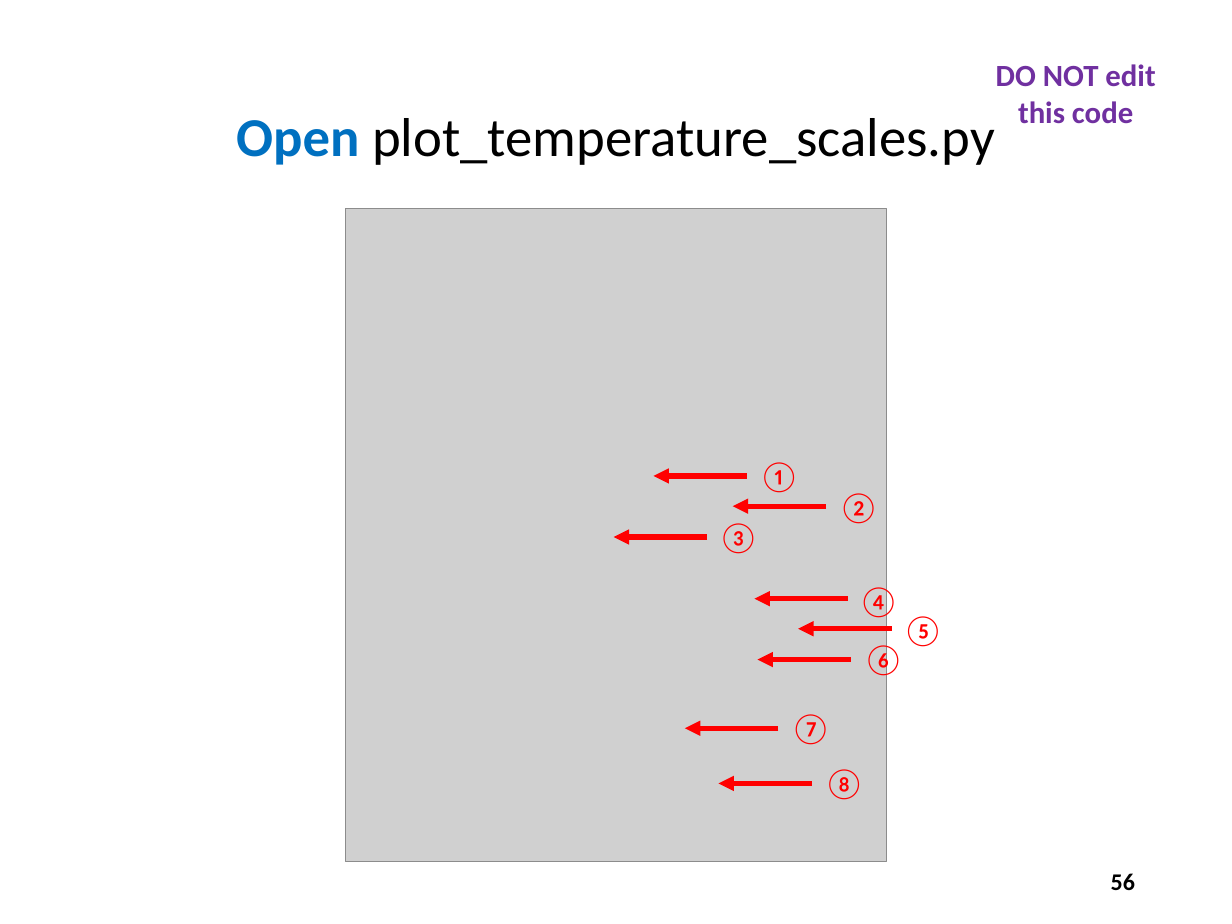
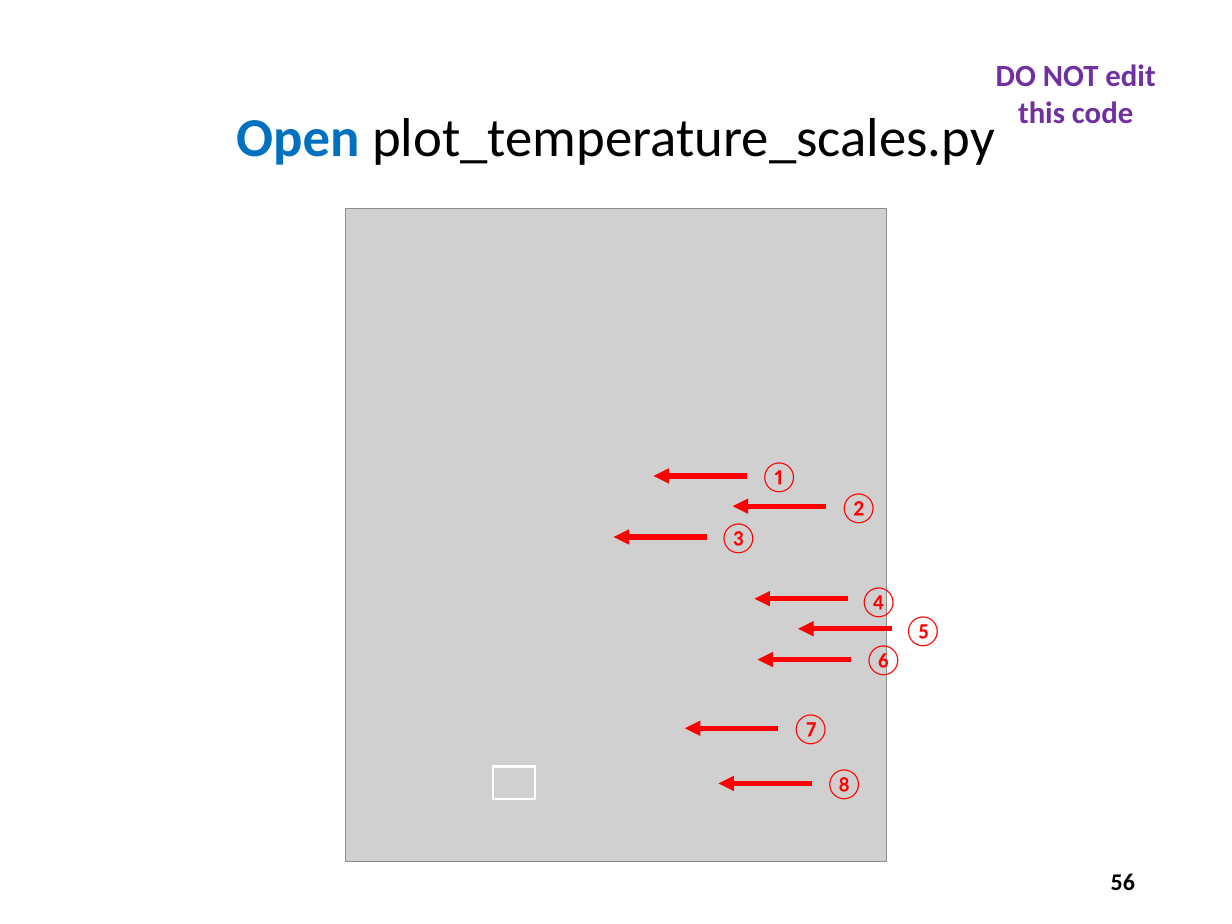
Before and after one commit to dbiersach/scicomp101, a slide deck: slide 56 of Session 05 - Cartesian Graphs and Conic Sections/Session 05 - Cartesian Graphs and Conic Sections.pptx. Drawn at 1232x924 pixels with LibreOffice and Linux fonts; fonts in the diff are those of the drawing; grey boxes stand for pictures. Boxes give left, top, right and bottom in pixels: in the first picture for what was removed or moved away, otherwise in the second. Text is boxed around its words. In the diff, an @@ line names an element or a change of style, - is before the commit and + after.

```diff
--- a/Session 05 - Cartesian Graphs and Conic Sections/Session 05 - Cartesian Graphs and Conic Sections.pptx
+++ b/Session 05 - Cartesian Graphs and Conic Sections/Session 05 - Cartesian Graphs and Conic Sections.pptx
@@ rectangle added at (493, 766, 535, 798), outline #FFFFFF 1.5 pt @@
```
Also in this commit, not shown: 3 other slides changed.
